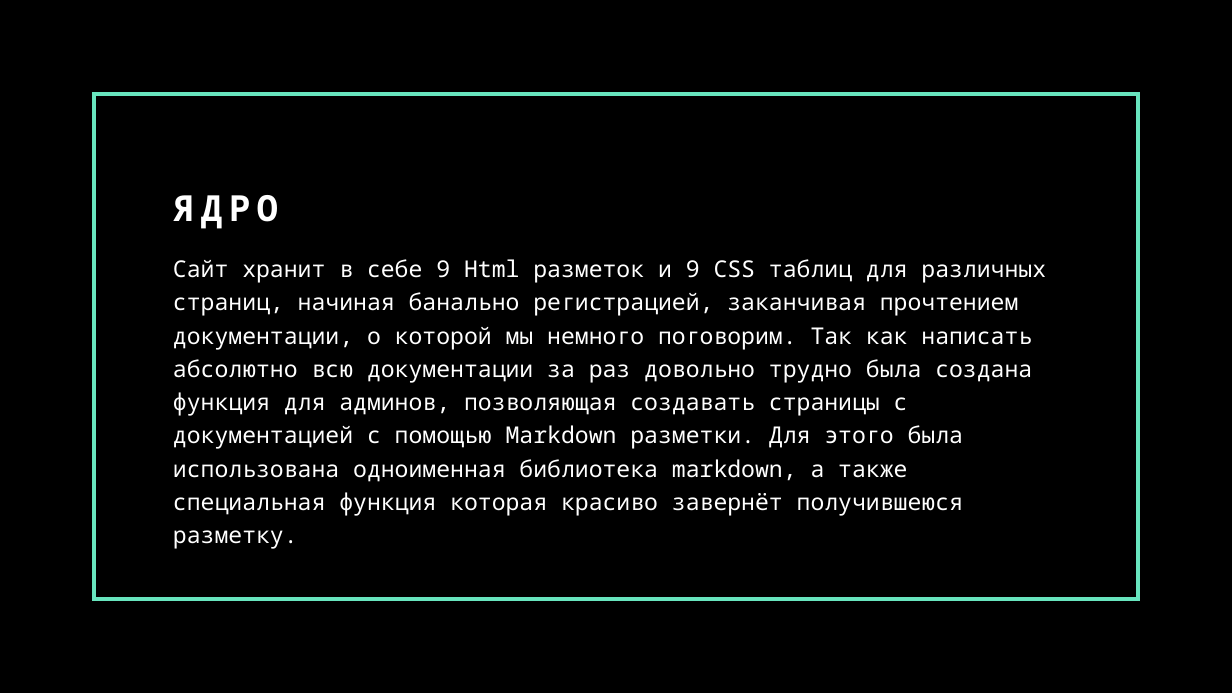
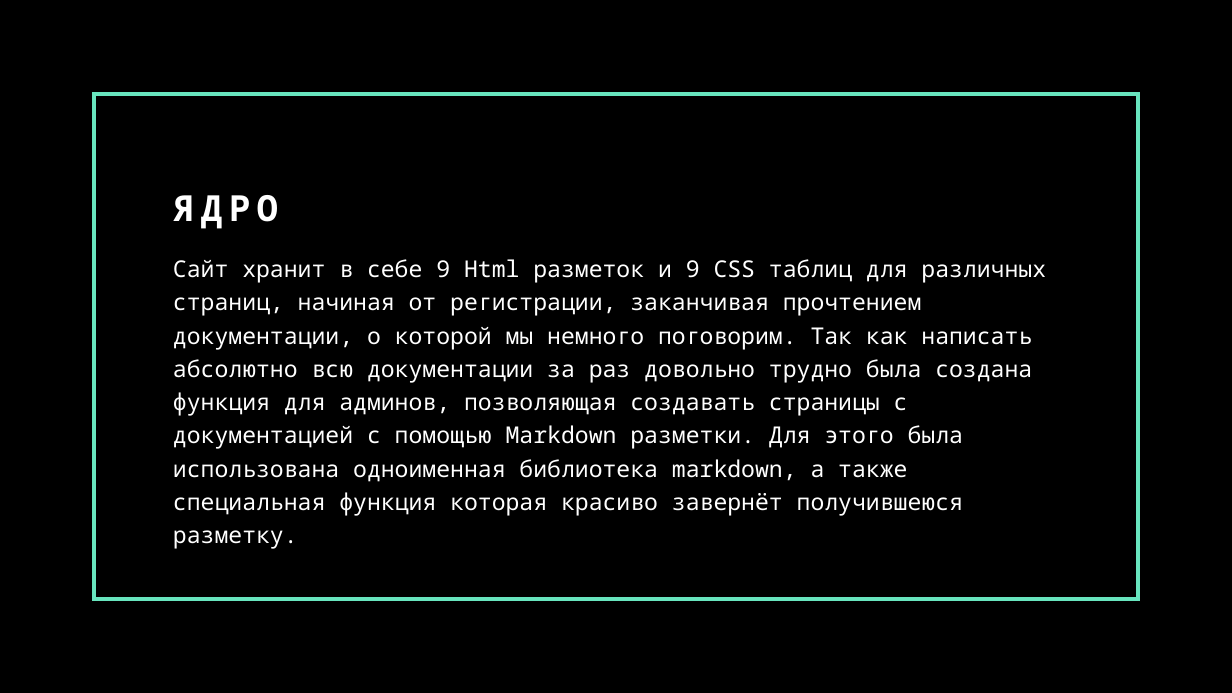
Before and after one commit to Molchaliv/quof-website, a slide deck: slide 4 of presentations/presentation.pptx. Drawn at 1232x693 pixels with LibreOffice and Linux fonts; fonts in the diff are those of the drawing. Boxes give left, top, right and bottom in pixels: in the first picture for what was removed or moved away, otherwise in the second. Text is boxed around its words. In the diff, an @@ line names an element or a change of style, - is before the commit and + after.

```diff
--- a/presentations/presentation.pptx
+++ b/presentations/presentation.pptx
@@ text at (x1=173, y1=259, x2=1046, y2=549): text changed @@
-Сайт хранит в себе 9 Html разметок и 9 CSS таблиц для различных страниц, начиная банально регистрацией, заканчивая прочтением документации, о которой мы немного поговорим. Так как написать абсолютно всю документации за раз довольно трудно была создана функция для админов, позволяющая создавать страницы с документацией с помощью Markdown разметки. Для этого была использована одноименная библиотека markdown, а также специальная функция которая красиво завернёт получившеюся разметку.
+Сайт хранит в себе 9 Html разметок и 9 CSS таблиц для различных страниц, начиная от регистрации, заканчивая прочтением документации, о которой мы немного поговорим. Так как написать абсолютно всю документации за раз довольно трудно была создана функция для админов, позволяющая создавать страницы с документацией с помощью Markdown разметки. Для этого была использована одноименная библиотека markdown, а также специальная функция которая красиво завернёт получившеюся разметку.
```
